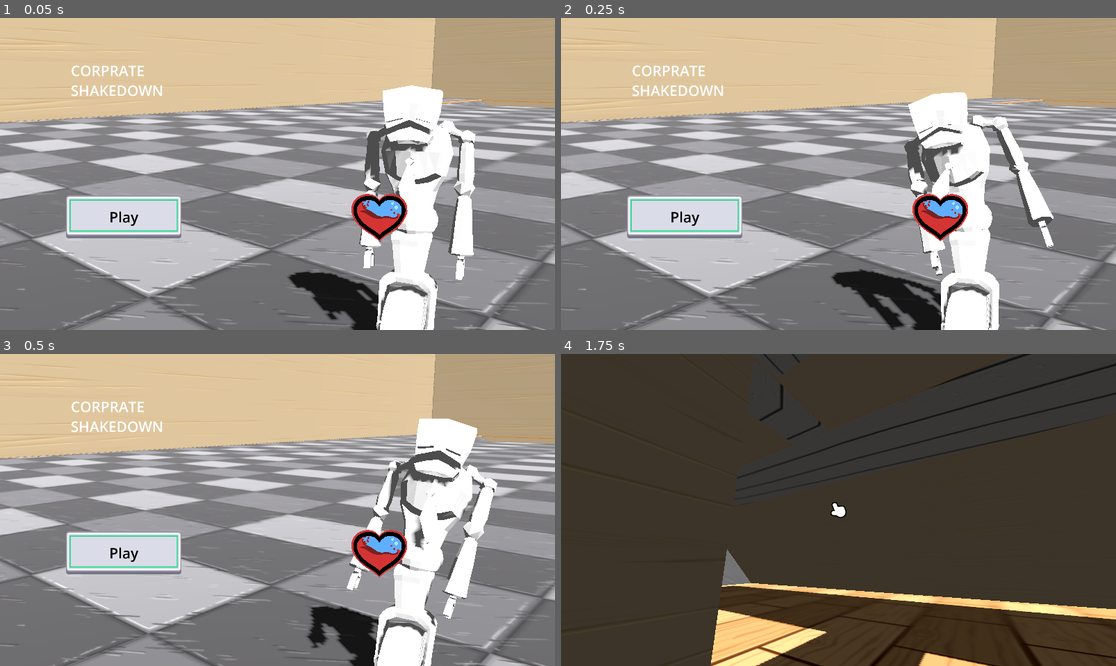
Above: before the commit, frames 1-4 (two rows, left to right).
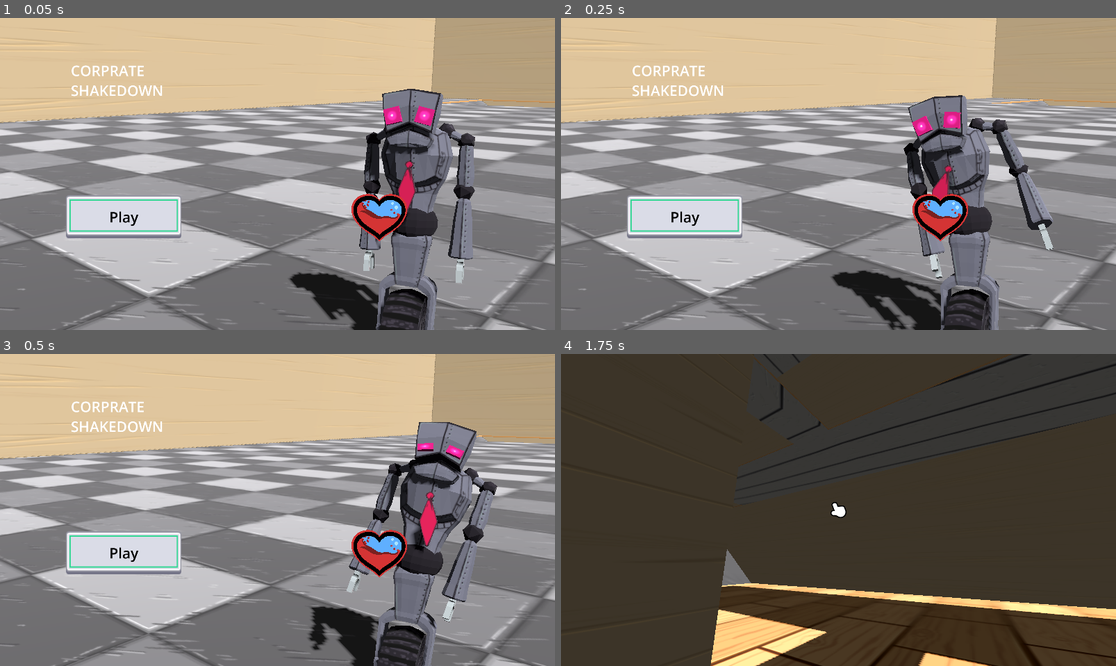
Above: after the commit, the same moments.

Repository: DogeMastr/machines-jam
Game: Godot game, scene res://scenes/title_screen.tscn
Two runs of this game, one before a commit and one after it. Both use one fixed random seed, a clock stepped at 60 frames per second and the inputs below. This scene is started directly instead of the project's main scene.
Inputs (mouse positions are in pixels of both pictures, inside the frame that each line leads up to):
- Up to frame 1 (0.05 s): no input
- Up to frame 2 (0.25 s): no input
- Up to frame 3 (0.5 s): no input
- Up to frame 4 (1.75 s): click "Play" at 0.5 s; tap Enter (ui_accept) at 1.25 s; move the mouse to (832, 516) at 1.27 s; hold W (move_forward) from 1.28 s (still down); click (832, 516) at 1.42 s; tap Space (jump) at 1.52 s

The runs differ from the first frame. In frame 1, 9.6% of the frame differs, in the area x 51-86%, y 21-100%; in frame 2, 9.3%; in frame 3, 9.9%, in the area x 55-90%, y 20-100%; in frame 4, nothing differs.

Commit message:
Robot Textures

Diff:
--- /dev/null
+++ b/scenes/RobotModel.tscn
@@ -0,0 +1,57 @@
+[gd_scene format=3 uid="uid://bdeujcypevd3l"]
+
+[ext_resource type="PackedScene" uid="uid://biw0dmnq2p0y1" path="res://assets/models/robotguyfinal.fbx" id="1_0ru07"]
+[ext_resource type="Texture2D" uid="uid://d2li55qwsvl5p" path="res://assets/textures/RobotTexture.png" id="2_fwbnn"]
+
+[sub_resource type="StandardMaterial3D" id="StandardMaterial3D_12cn7"]
+albedo_texture = ExtResource("2_fwbnn")
+
+[node name="robotguyfinal" unique_id=1522451747 instance=ExtResource("1_0ru07")]
+
+[node name="elbow_joint" parent="Armature/Skeleton3D" parent_id_path=PackedInt32Array(1789520980) index="0" unique_id=1025643212]
+surface_material_override/0 = SubResource("StandardMaterial3D_12cn7")
+
+[node name="eye" parent="Armature/Skeleton3D" parent_id_path=PackedInt32Array(1789520980) index="1" unique_id=18181622]
+surface_material_override/0 = SubResource("StandardMaterial3D_12cn7")
+
+[node name="hand" parent="Armature/Skeleton3D" parent_id_path=PackedInt32Array(1789520980) index="2" unique_id=907670341]
+surface_material_override/0 = SubResource("StandardMaterial3D_12cn7")
+
+[node name="head" parent="Armature/Skeleton3D" parent_id_path=PackedInt32Array(1789520980) index="3" unique_id=863300312]
+surface_material_override/0 = SubResource("StandardMaterial3D_12cn7")
+
+[node name="hip" parent="Armature/Skeleton3D" parent_id_path=PackedInt32Array(1789520980) index="4" unique_id=1742466077]
+surface_material_override/0 = SubResource("StandardMaterial3D_12cn7")
+
+[node name="jaw" parent="Armature/Skeleton3D" parent_id_path=PackedInt32Array(1789520980) index="5" unique_id=2060062011]
+surface_material_override/0 = SubResource("StandardMaterial3D_12cn7")
+
+[node name="leg" parent="Armature/Skeleton3D" parent_id_path=PackedInt32Array(1789520980) index="6" unique_id=625019754]
+surface_material_override/0 = SubResource("StandardMaterial3D_12cn7")
+
+[node name="lower_arm" parent="Armature/Skeleton3D" parent_id_path=PackedInt32Array(1789520980) index="7" unique_id=1429334677]
+surface_material_override/0 = SubResource("StandardMaterial3D_12cn7")
+
+[node name="lower_shoulder_joint" parent="Armature/Skeleton3D" parent_id_path=PackedInt32Array(1789520980) index="8" unique_id=1890903676]
+surface_material_override/0 = SubResource("StandardMaterial3D_12cn7")
+
+[node name="neck" parent="Armature/Skeleton3D" parent_id_path=PackedInt32Array(1789520980) index="9" unique_id=1461853126]
+surface_material_override/0 = SubResource("StandardMaterial3D_12cn7")
+
+[node name="shoulder" parent="Armature/Skeleton3D" parent_id_path=PackedInt32Array(1789520980) index="10" unique_id=1474737066]
+surface_material_override/0 = SubResource("StandardMaterial3D_12cn7")
+
+[node name="tie" parent="Armature/Skeleton3D" parent_id_path=PackedInt32Array(1789520980) index="11" unique_id=1834114663]
+surface_material_override/0 = SubResource("StandardMaterial3D_12cn7")
+
+[node name="torso" parent="Armature/Skeleton3D" parent_id_path=PackedInt32Array(1789520980) index="12" unique_id=1287969009]
+surface_material_override/0 = SubResource("StandardMaterial3D_12cn7")
+
+[node name="upper_arm" parent="Armature/Skeleton3D" parent_id_path=PackedInt32Array(1789520980) index="13" unique_id=1606520117]
+surface_material_override/0 = SubResource("StandardMaterial3D_12cn7")
+
+[node name="upper_shoulder_joint" parent="Armature/Skeleton3D" parent_id_path=PackedInt32Array(1789520980) index="14" unique_id=1210826554]
+surface_material_override/0 = SubResource("StandardMaterial3D_12cn7")
+
+[node name="wheel" parent="Armature/Skeleton3D" parent_id_path=PackedInt32Array(1789520980) index="15" unique_id=331690351]
+surface_material_override/0 = SubResource("StandardMaterial3D_12cn7")
--- a/scenes/enemy.tscn
+++ b/scenes/enemy.tscn
@@ -6,7 +6,7 @@
 [ext_resource type="Script" uid="uid://bhc3c6cgr4aca" path="res://scripts/enemy/spawn.gd" id="3_4ra3w"]
 [ext_resource type="Script" uid="uid://shgflu70ptx7" path="res://scripts/enemy/chase.gd" id="4_5uy6h"]
 [ext_resource type="Script" uid="uid://dl5hur3rtdada" path="res://scripts/enemy/explode.gd" id="5_xwavj"]
-[ext_resource type="PackedScene" uid="uid://bjsf40peiasa6" path="res://assets/models/robotguyAnimated.fbx" id="7_nenq2"]
+[ext_resource type="PackedScene" uid="uid://bdeujcypevd3l" path="res://scenes/RobotModel.tscn" id="7_nenq2"]
 
 [sub_resource type="CapsuleShape3D" id="CapsuleShape3D_md484"]
 
@@ -39,6 +39,6 @@
 [node name="NavigationAgent3D" type="NavigationAgent3D" parent="." unique_id=1875910521]
 unique_name_in_owner = true
 
-[node name="Model" parent="." unique_id=2142310012 instance=ExtResource("7_nenq2")]
+[node name="Model" parent="." unique_id=1522451747 instance=ExtResource("7_nenq2")]
 unique_name_in_owner = true
-transform = Transform3D(0.5, 0, 0, 0, 0.5, 0, 0, 0, 0.5, 0, -1.034128, 0)
+transform = Transform3D(0.5, 0, 0, 0, 0.5, 0, 0, 0, 0.5, 0, -1.0535729, 0)
Binary file added: assets/models/robotguyfinal.fbx
Not shown, added: assets/models/robotguyfinal.fbx.import
Binary file added: assets/textures/RobotTexture.png
Not shown, added: assets/textures/RobotTexture.png.import
